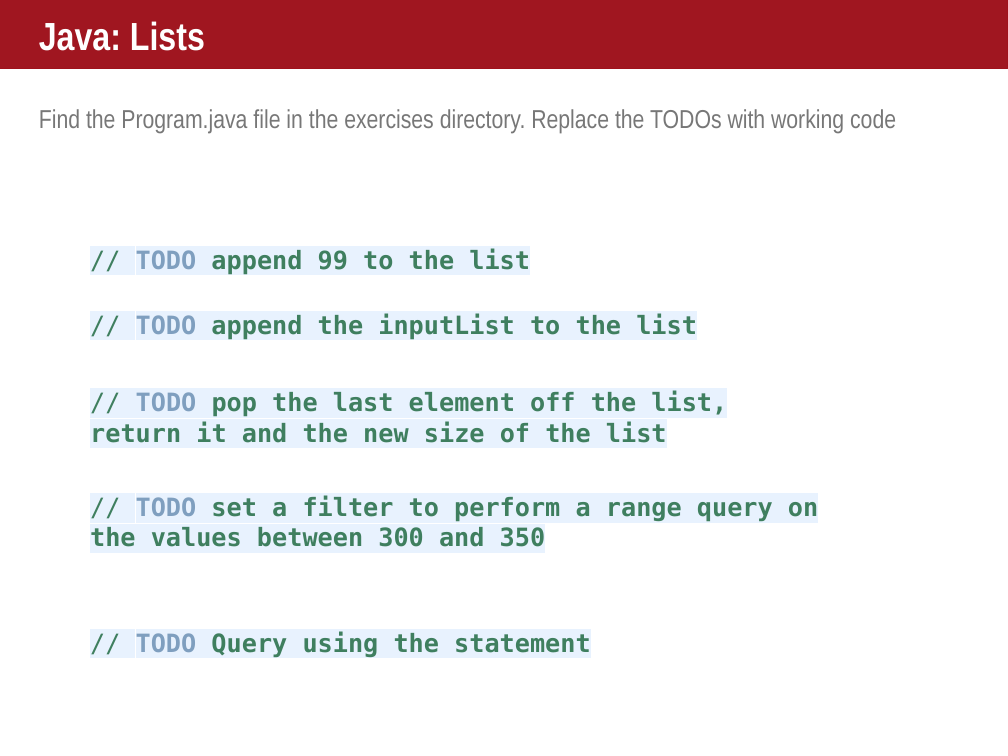
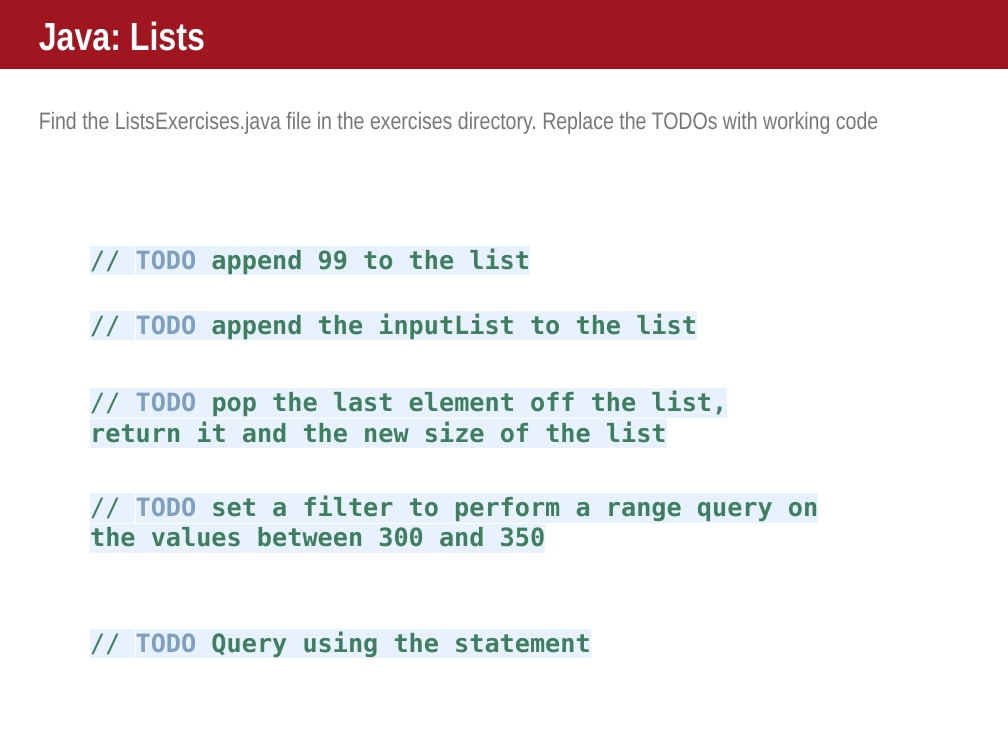
Before and after one commit to helipilot50/aerospike-advanced-concepts, a slide deck: slide 14 of lists/courseware/Lists.pptx. Drawn at 1008x756 pixels with LibreOffice and Linux fonts; fonts in the diff are those of the drawing. Boxes give left, top, right and bottom in pixels: in the first picture for what was removed or moved away, otherwise in the second. Text is boxed around its words. In the diff, an @@ line names an element or a change of style, - is before the commit and + after.

Commit message:
Completed Spark exercises and answers Updated Java exercises to use vagrant IP address

```diff
--- a/lists/courseware/Lists.pptx
+++ b/lists/courseware/Lists.pptx
@@ text at <box>39,112,878,134</box>: text changed; size 18.5 to 17 pt @@
-Find the Program.java file in the exercises directory. Replace the TODOs with working code
+Find the ListsExercises.java file in the exercises directory. Replace the TODOs with working code
```
Also in this commit, not shown: 28 other files.
